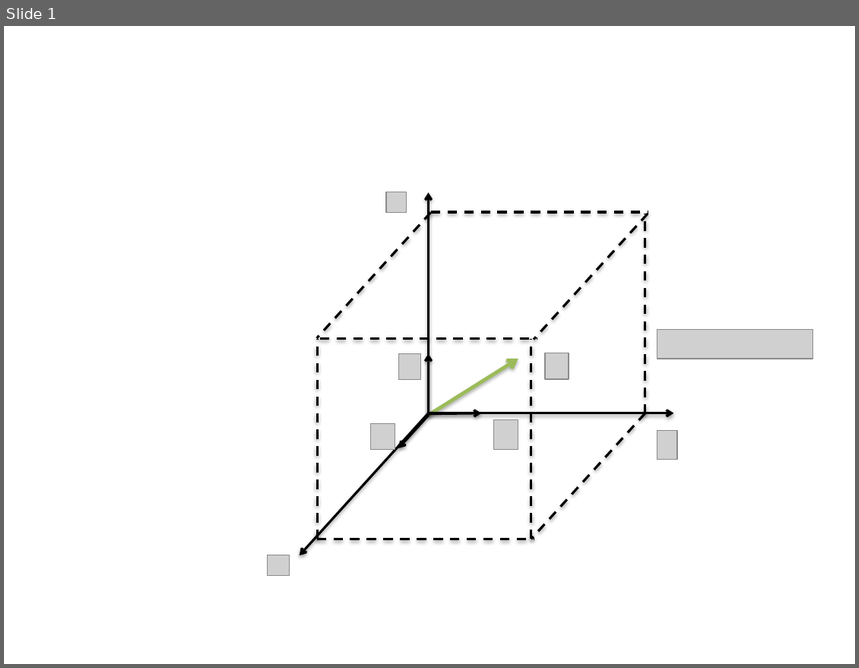
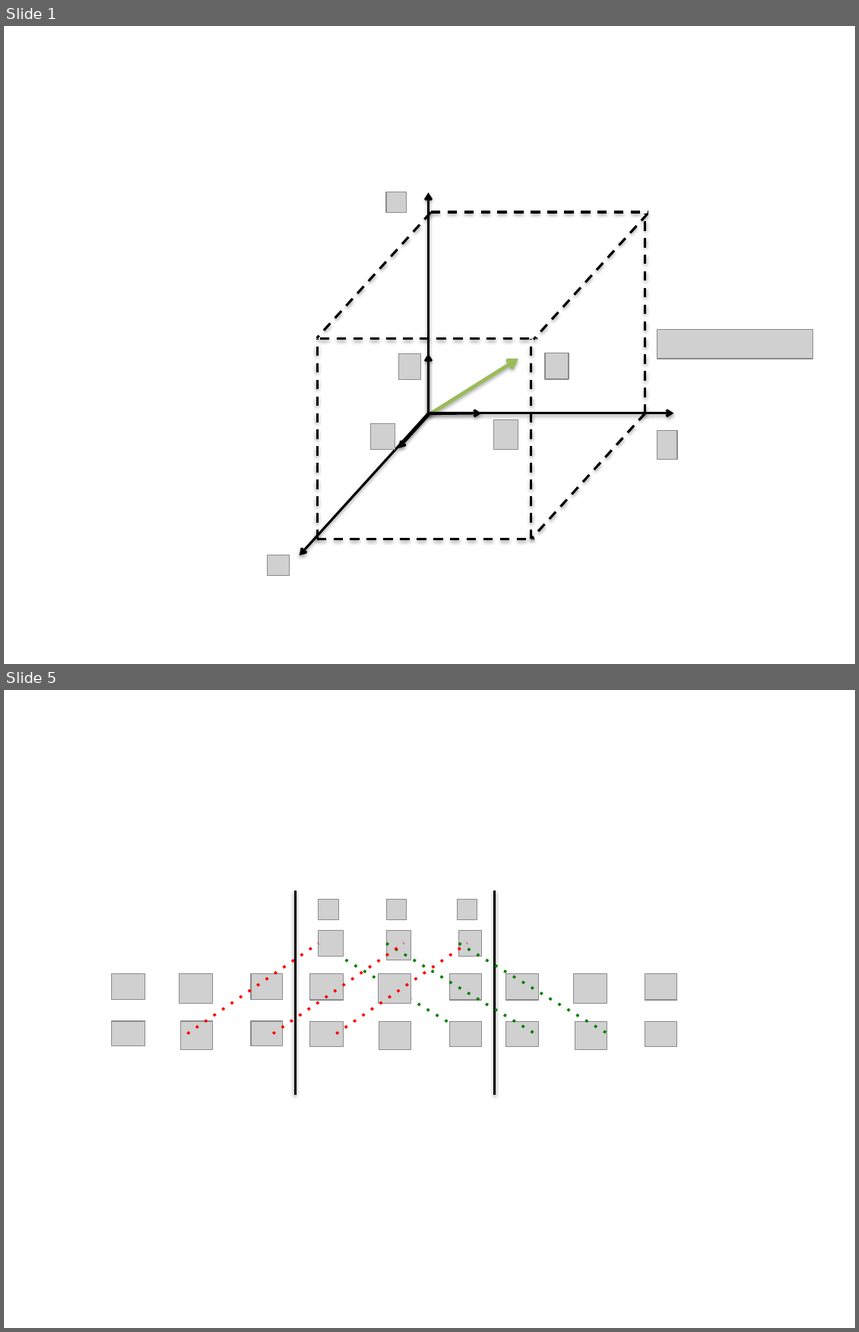
Before and after one commit to cdohl/physik1, a slide deck: figures/Presentation1.pptx. Shown one above the other, each under a label of ours: slide 1 before the commit, slides 1 and 5 after it; the slides between them are not shown. The pictures are 859x668 and 859x1332 pixels, drawn with LibreOffice and Linux fonts; fonts in the diff are those of the drawing; grey boxes stand for pictures; background and template pictures are left out. Boxes give left, top, right and bottom in pixels: in the first picture for what was removed or moved away, otherwise in the second. Text is boxed around its words. In the diff, an @@ line names an element or a change of style, - is before the commit and + after.

```diff
--- a/figures/Presentation1.pptx
+++ b/figures/Presentation1.pptx
@@ slide 5 added at (x1=4, y1=690, x2=855, y2=1328), background #FFFFFF @@
@@ line added from (295, 891) to (295, 1095), #000000 2 pt @@
@@ line added from (494, 891) to (494, 1095), #000000 2 pt @@
@@ picture added at (x1=318, y1=900, x2=338, y2=920) @@
@@ picture added at (x1=386, y1=900, x2=407, y2=920) @@
@@ picture added at (x1=458, y1=900, x2=478, y2=920) @@
@@ picture added at (x1=318, y1=931, x2=343, y2=958) @@
@@ picture added at (x1=386, y1=931, x2=411, y2=961) @@
@@ picture added at (x1=458, y1=931, x2=481, y2=958) @@
@@ line added from (188, 1034) to (318, 944), #FF0000 2.25 pt dashed @@
@@ line added from (273, 1034) to (404, 944), #FF0000 2.25 pt dashed @@
@@ line added from (318, 944) to (467, 1034), #008000 2.25 pt dashed @@
@@ line added from (336, 1034) to (467, 944), #FF0000 2.25 pt dashed @@
@@ line added from (386, 944) to (535, 1034), #008000 2.25 pt dashed @@
@@ line added from (458, 944) to (607, 1034), #008000 2.25 pt dashed @@
@@ picture added at (x1=112, y1=973, x2=145, y2=1000) @@
@@ picture added at (x1=180, y1=973, x2=212, y2=1003) @@
@@ picture added at (x1=251, y1=973, x2=283, y2=1000) @@
@@ picture added at (x1=310, y1=974, x2=344, y2=1001) @@
@@ picture added at (x1=378, y1=974, x2=411, y2=1004) @@
@@ picture added at (x1=449, y1=974, x2=481, y2=1001) @@
@@ picture added at (x1=506, y1=974, x2=539, y2=1001) @@
@@ picture added at (x1=573, y1=974, x2=607, y2=1004) @@
@@ picture added at (x1=645, y1=974, x2=677, y2=1001) @@
@@ picture added at (x1=112, y1=1021, x2=145, y2=1046) @@
@@ picture added at (x1=181, y1=1021, x2=214, y2=1049) @@
@@ picture added at (x1=251, y1=1021, x2=283, y2=1046) @@
@@ picture added at (x1=310, y1=1022, x2=344, y2=1046) @@
@@ picture added at (x1=379, y1=1022, x2=411, y2=1050) @@
@@ picture added at (x1=449, y1=1022, x2=481, y2=1046) @@
@@ picture added at (x1=506, y1=1022, x2=539, y2=1046) @@
@@ picture added at (x1=576, y1=1022, x2=607, y2=1050) @@
@@ picture added at (x1=645, y1=1022, x2=677, y2=1046) @@
```
Also in this commit, not shown: 3 other slides added, 18 other files.
